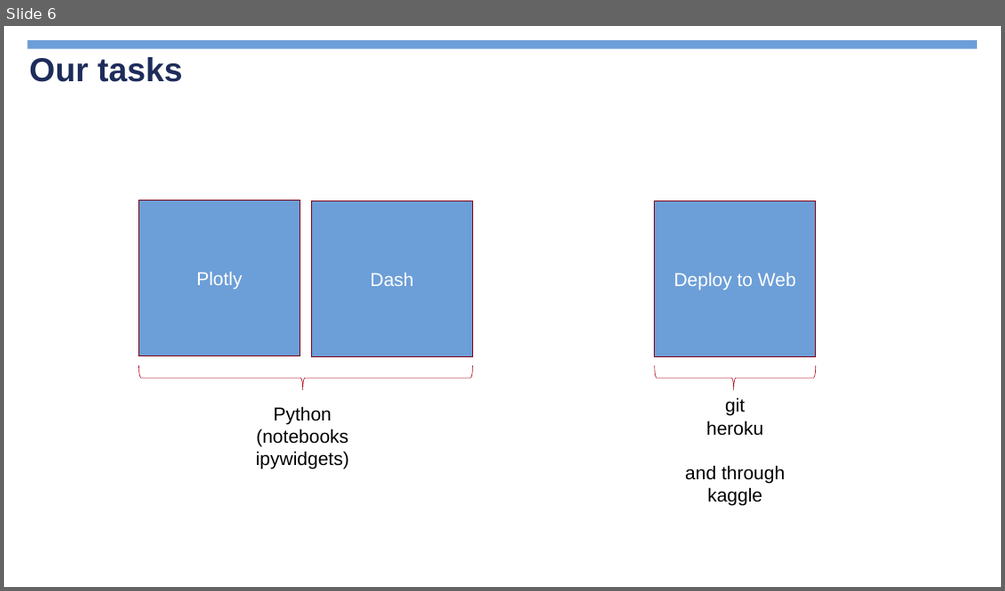
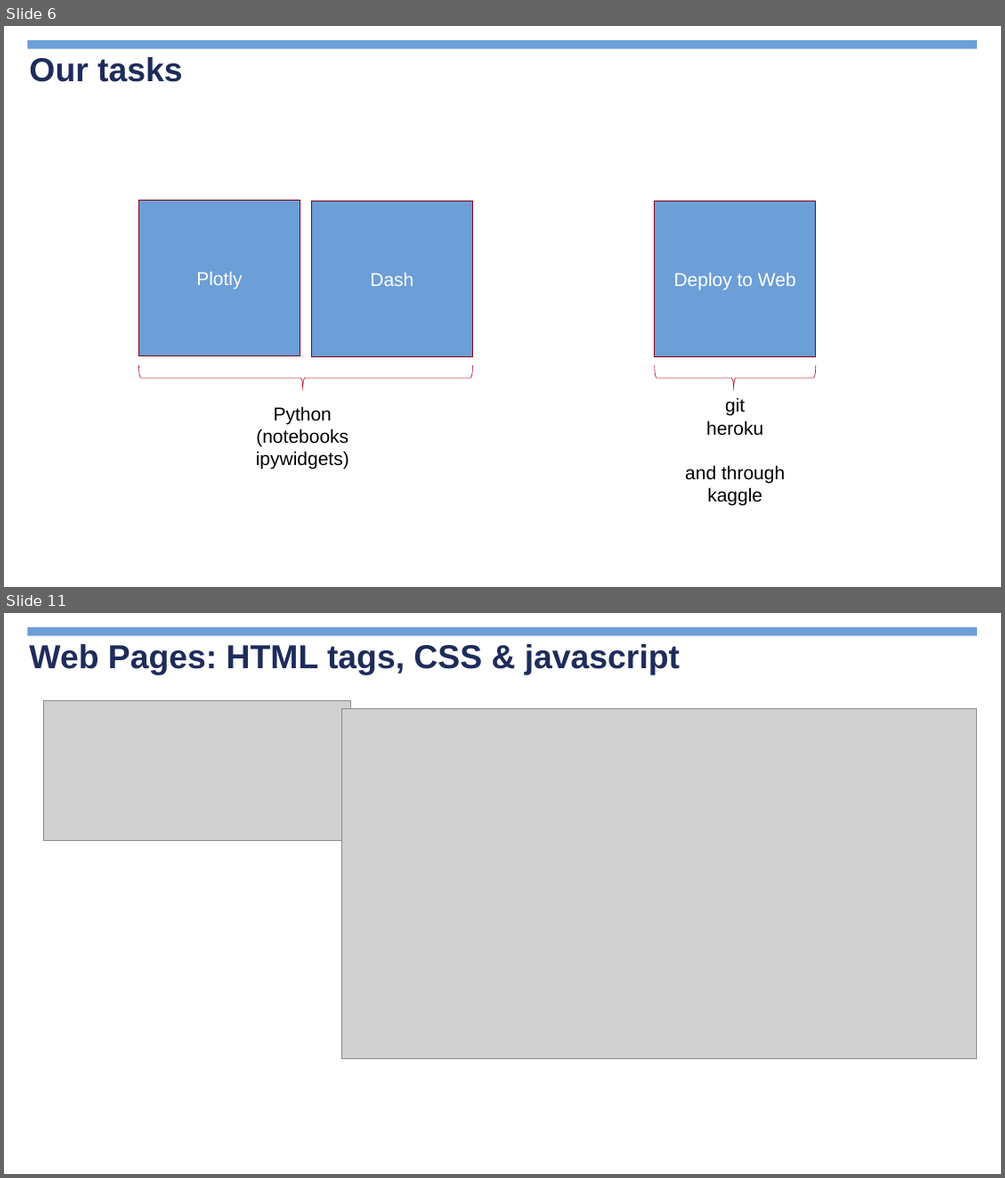
Before and after one commit to jimcody2014/Python-CDC, a slide deck: Dashboards/notes/Python Dashboards.pptx. Shown one above the other, each under a label of ours: slide 6 before the commit, slides 6 and 11 after it; the slides between them are not shown. The pictures are 1005x591 and 1005x1178 pixels, drawn with LibreOffice and Linux fonts; fonts in the diff are those of the drawing; grey boxes stand for pictures; background and template pictures are left out. Boxes give left, top, right and bottom in pixels: in the first picture for what was removed or moved away, otherwise in the second. Text is boxed around its words. In the diff, an @@ line names an element or a change of style, - is before the commit and + after.

```diff
--- a/Dashboards/notes/Python Dashboards.pptx
+++ b/Dashboards/notes/Python Dashboards.pptx
@@ slide 11 added at <box>4,613,1001,1174</box>, background picture (left out); not listed: 1 template element that a slide beside it also shows @@
@@ title added at <box>29,644,680,675</box>, 32 pt, text #1E2C5B, bold @@
+Web Pages: HTML tags, CSS & javascript
@@ picture added at <box>43,700,350,840</box> @@
@@ picture added at <box>341,709,977,1059</box> @@
@@ page number added at <box>769,1135,994,1165</box>, 13 pt, text #FFFFFF, bold @@
+11
```
Also in this commit, not shown: 3 slides changed, 6 other slides added, 48 other files.
